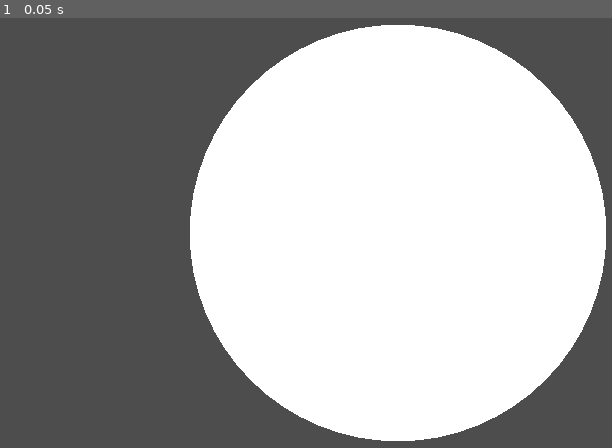
Above: before the commit, frame 1.
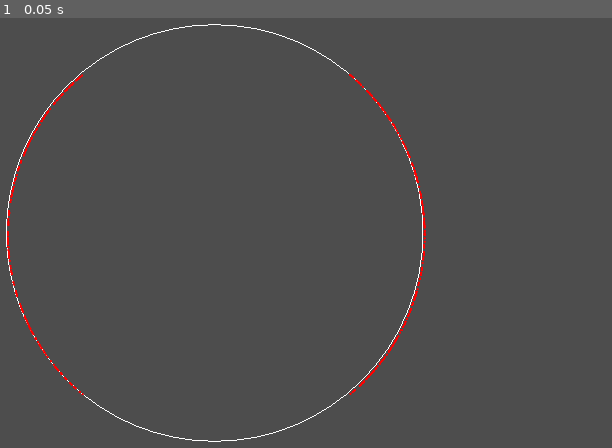
Above: after the commit, the same moment.

Repository: Telokis/MyPong
Game: Godot game, scene res://Scenes/Tests/AngleTest/angle_test.tscn
Two runs of this game, one before a commit and one after it. Both use one fixed random seed, a clock stepped at 60 frames per second and the inputs below. This scene is started directly instead of the project's main scene.
Inputs:
- Up to frame 1 (0.05 s): no input

The runs differ from the first frame. In frame 1, 52% of the frame differs, in the area x 0-100%, y 1-99%.

Commit message:
Angle test scene

Diff:
--- a/Ball/ball.tscn
+++ b/Ball/ball.tscn
@@ -1,7 +1,6 @@
-[gd_scene load_steps=5 format=3 uid="uid://dq5korusp4lv3"]
+[gd_scene load_steps=4 format=3 uid="uid://dq5korusp4lv3"]
 
 [ext_resource type="Script" path="res://Ball/ball.gd" id="1_fhtcm"]
-[ext_resource type="Script" path="res://Ball/ball_sprite.gd" id="2_23x0y"]
 [ext_resource type="PackedScene" uid="uid://txb0358c4op7" path="res://ColoredCircle/colored_circle.tscn" id="2_nip3o"]
 
 [sub_resource type="CircleShape2D" id="CircleShape2D_vq46o"]
@@ -16,19 +15,6 @@
 shape = SubResource("CircleShape2D_vq46o")
 
 [node name="ColoredCircle" parent="." instance=ExtResource("2_nip3o")]
-
-[node name="Sprite" type="Control" parent="."]
-visible = false
-layout_mode = 3
-anchors_preset = 8
-anchor_left = 0.5
-anchor_top = 0.5
-anchor_right = 0.5
-anchor_bottom = 0.5
-offset_left = -20.0
-offset_top = -20.0
-offset_right = 20.0
-offset_bottom = 20.0
-grow_horizontal = 2
-grow_vertical = 2
-script = ExtResource("2_23x0y")
+filled = true
+width = -1.0
+antialiased = true
--- a/ColoredCircle/colored_circle.gd
+++ b/ColoredCircle/colored_circle.gd
@@ -2,11 +2,22 @@
 extends Control
 class_name ColoredCircle
 
-@export var radius: float
 @export var color: Color
+@export var filled: bool = true
+@export var width: float = -1.0
+@export var antialiased: bool = false
+
+@export var radius: float:
+	set(value):
+		radius = value
+		_update_size()
 
 func _ready():
+	_update_size()
+
+func _update_size():
+	set_size(2 * Vector2(radius, radius))
 	set_custom_minimum_size(2 * Vector2(radius, radius))
 
 func _draw():
-	draw_circle(Vector2(radius, radius), radius, color)
+	draw_circle(Vector2(radius, radius), radius, color, filled, width, antialiased)
--- a/ColoredCircle/colored_circle.tscn
+++ b/ColoredCircle/colored_circle.tscn
@@ -6,4 +6,6 @@
 layout_mode = 3
 anchors_preset = 0
 script = ExtResource("1_ik770")
-center = Vector2(0, 0)
+filled = null
+width = null
+antialiased = null
--- /dev/null
+++ b/Scenes/Tests/AngleTest/angle_test.gd
@@ -0,0 +1,34 @@
+extends Node2D
+
+@onready var colored_circle: ColoredCircle = %ColoredCircle
+
+const ColoredCircleScene = preload("res://ColoredCircle/colored_circle.gd")
+
+func _ready() -> void:
+	for i in range(500):
+		make_point()
+
+func make_point():
+	var small_radius = 2
+	var big_radius = colored_circle.radius
+	var angle = _random_angle()
+	var point = big_radius * Vector2.from_angle(angle)
+	var offset = Vector2(big_radius, big_radius)
+	var new_point = ColoredCircleScene.new()
+	new_point.radius = small_radius
+	new_point.color = Color.RED
+	new_point.antialiased = true
+	new_point.position = offset + point + Vector2(small_radius, small_radius)
+	colored_circle.add_child.call_deferred(new_point)
+
+func _random_angle() -> float:
+	var random_angle = randf() * 100.0 # Generate a random angle between 0 and 100
+	var hemisphere = randi() % 2 # Randomly choose hemisphere (0 for left, 1 for right)
+
+	# Shift the angle based on the hemisphere
+	var final_angle_deg
+	if hemisphere == 0:
+		final_angle_deg = random_angle + 130.0 # Left hemisphere: 130 to 230
+	else:
+		final_angle_deg = random_angle - 50.0 # Right hemisphere: -50 to 50
+	return deg_to_rad(final_angle_deg) # Convert the final angle to radians
--- a/Scenes/Tests/AngleTest/angle_test.tscn
+++ b/Scenes/Tests/AngleTest/angle_test.tscn
@@ -1,25 +1,48 @@
-[gd_scene load_steps=2 format=3 uid="uid://cfevemlkuk3sl"]
+[gd_scene load_steps=3 format=3 uid="uid://cfevemlkuk3sl"]
 
+[ext_resource type="Script" path="res://Scenes/Tests/AngleTest/angle_test.gd" id="1_vi4j6"]
 [ext_resource type="PackedScene" uid="uid://txb0358c4op7" path="res://ColoredCircle/colored_circle.tscn" id="1_wcb14"]
 
 [node name="AngleTest" type="Node2D"]
+script = ExtResource("1_vi4j6")
 
 [node name="CanvasLayer" type="CanvasLayer" parent="."]
 
-[node name="ColoredCircle" parent="CanvasLayer" instance=ExtResource("1_wcb14")]
-custom_minimum_size = Vector2(1000, 1000)
-anchors_preset = 8
-anchor_left = 0.5
-anchor_top = 0.5
-anchor_right = 0.5
-anchor_bottom = 0.5
-offset_left = -500.0
-offset_top = -500.0
-offset_right = 500.0
-offset_bottom = 500.0
+[node name="Control" type="Control" parent="CanvasLayer"]
+layout_mode = 3
+anchors_preset = 15
+anchor_right = 1.0
+anchor_bottom = 1.0
 grow_horizontal = 2
 grow_vertical = 2
-size_flags_horizontal = 4
-size_flags_vertical = 4
+size_flags_horizontal = 3
+size_flags_vertical = 3
+
+[node name="MarginContainer" type="MarginContainer" parent="CanvasLayer/Control"]
+layout_mode = 1
+anchors_preset = 4
+anchor_top = 0.5
+anchor_bottom = 0.5
+offset_top = -520.0
+offset_right = 1040.0
+offset_bottom = 520.0
+grow_vertical = 2
+theme_override_constants/margin_left = 20
+theme_override_constants/margin_top = 20
+theme_override_constants/margin_right = 20
+theme_override_constants/margin_bottom = 20
+
+[node name="HBoxContainer" type="HBoxContainer" parent="CanvasLayer/Control/MarginContainer"]
+layout_mode = 2
+
+[node name="ColoredCircle" parent="CanvasLayer/Control/MarginContainer/HBoxContainer" instance=ExtResource("1_wcb14")]
+unique_name_in_owner = true
+custom_minimum_size = Vector2(1000, 1000)
+layout_mode = 2
+size_flags_horizontal = 0
+size_flags_vertical = 0
+color = Color(1, 1, 1, 1)
+filled = false
+width = -1.0
+antialiased = true
 radius = 500.0
-color = Color(1, 1, 1, 1)
